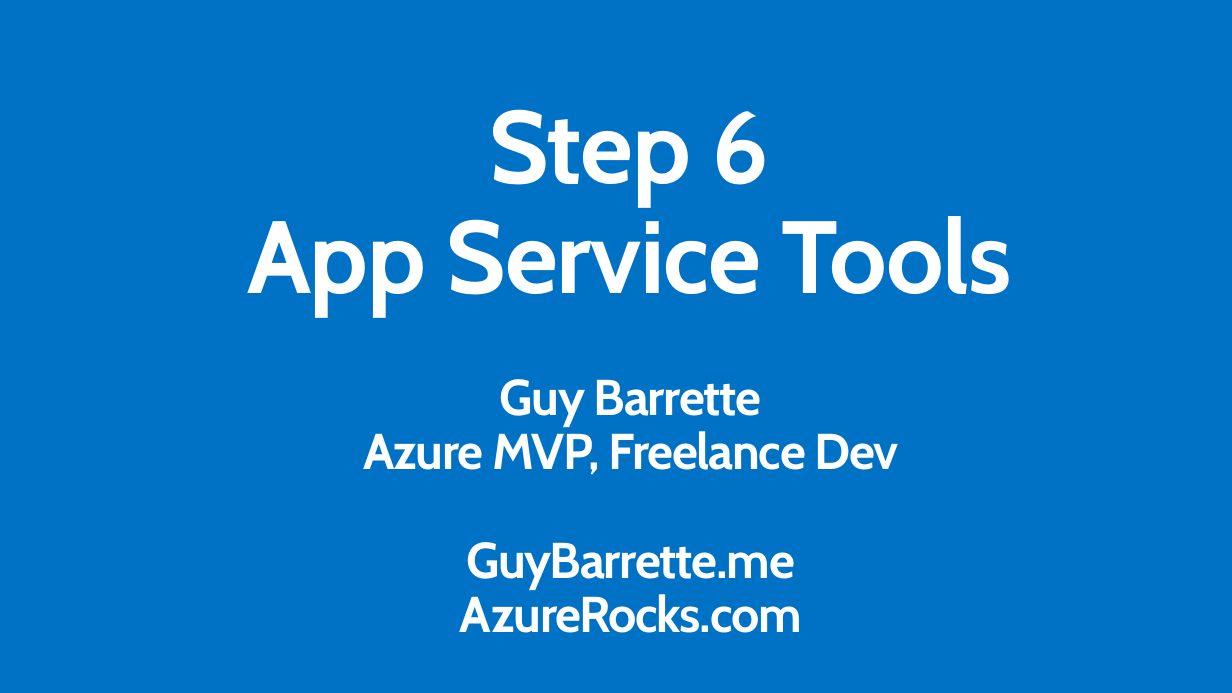
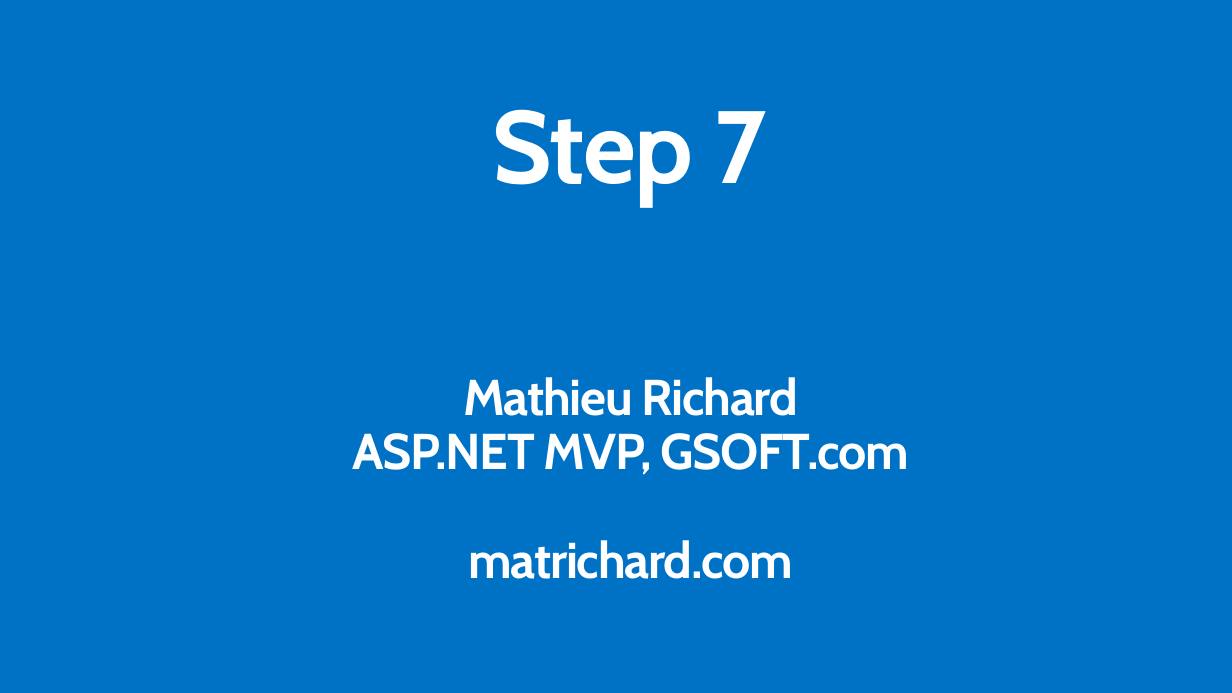
Before and after one commit to MSDEVMTL/GlobalAzureBootcamp2018, a slide deck: slide 1 of Step7/Step7-AppInsights2.pptx. Drawn at 1232x693 pixels with LibreOffice and Linux fonts; fonts in the diff are those of the drawing; background and template pictures are left out. Boxes give left, top, right and bottom in pixels: in the first picture for what was removed or moved away, otherwise in the second. Text is boxed around its words. In the diff, an @@ line names an element or a change of style, - is before the commit and + after.

```diff
--- a/Step7/Step7-AppInsights2.pptx
+++ b/Step7/Step7-AppInsights2.pptx
@@ title at (492,109,766,205): text changed @@
-Step 6
-App Service Tools
+Step 7
@@ text at (353,377,909,579): text changed @@
-Guy Barrette
-Azure MVP, Freelance Dev
-GuyBarrette.me
-AzureRocks.com
+Mathieu Richard
+ASP.NET MVP, GSOFT.com
+matrichard.com
```
Also in this commit, not shown: 2 other slides changed, 8 slides removed, 5 other files.
